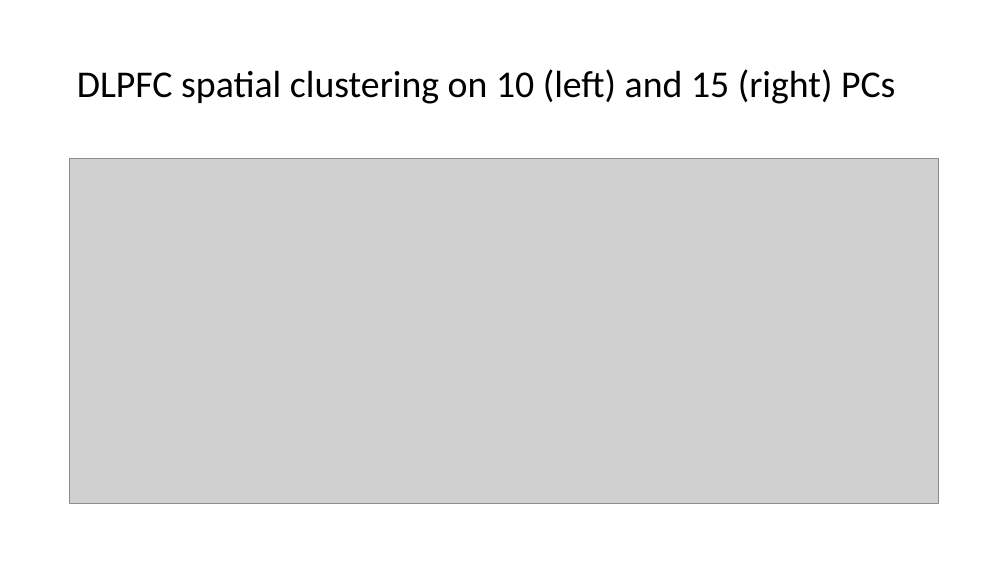
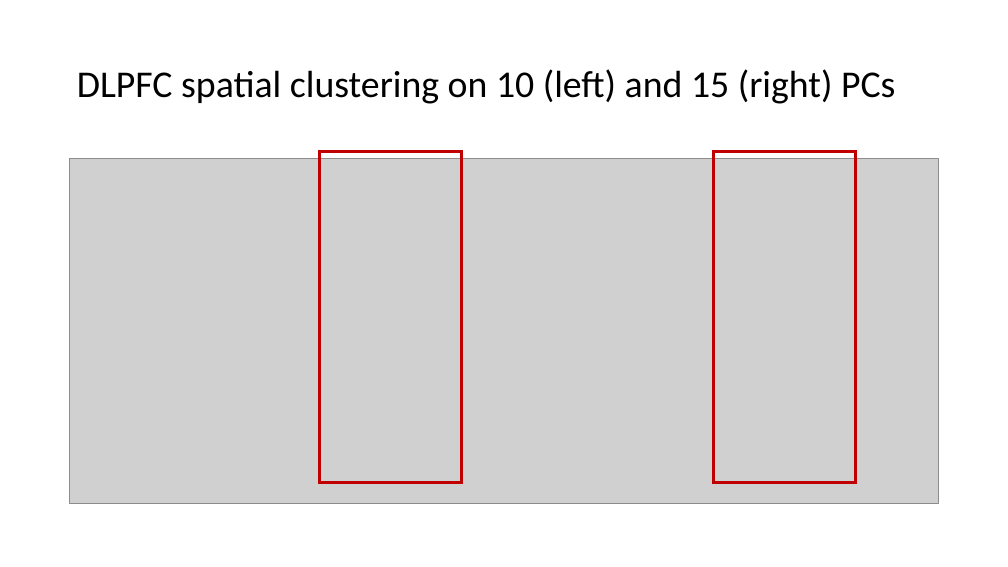
Before and after one commit to edward130603/BayesSpace, a slide deck: slide 2 of output/slides/slides_6-6.pptx. Drawn at 1008x567 pixels with LibreOffice and Linux fonts; fonts in the diff are those of the drawing; grey boxes stand for pictures. Boxes give left, top, right and bottom in pixels: in the first picture for what was removed or moved away, otherwise in the second. Text is boxed around its words. In the diff, an @@ line names an element or a change of style, - is before the commit and + after.

```diff
--- a/output/slides/slides_6-6.pptx
+++ b/output/slides/slides_6-6.pptx
@@ rectangle added at bbox=[319, 152, 461, 483], outline #C00000 3 pt @@
@@ rectangle added at bbox=[714, 152, 856, 483], outline #C00000 3 pt @@
```
Also in this commit, not shown: 9 other files.
